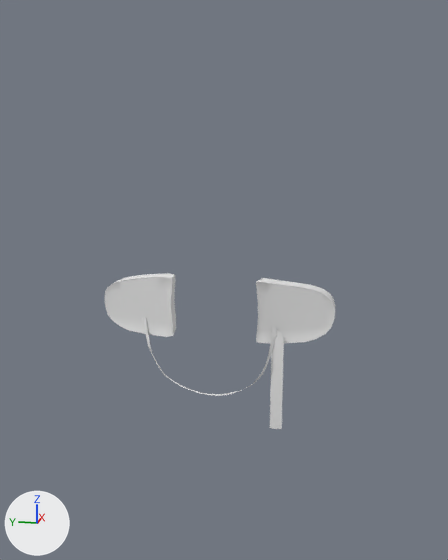
The Blender file dev/blender/cowlplugs.blend, before and after one commit.
Camera for both pictures: a camera (50 mm lens) standing at (-3.671, -0.424, 0.534) and looking at (-1.718, -0.033, 0.046). Lighting does not change. The marker at lower left points along +X, +Y and +Z.

Script lines for the objects in view, before the commit:
```python
me_mesh_019 = bpy.data.meshes.new('Mesh.019')
me_mesh_019.from_pydata(...)  # 465 vertices, 414 faces; spans x -0.048..0.089, y -0.668..0.132, z -0.416..0.107
me_mesh_019.polygons.foreach_set('use_smooth', [True] * 414)
me_mesh_019.materials.append(mat_exterior_objects)  # its picture is missing
ob_cowlplugs = bpy.data.objects.new('cowlplugs', me_mesh_019)
ob_cowlplugs.location = (-1.706, 0.27, -0.058)
ob_cowlplugs.show_transparent = True
```
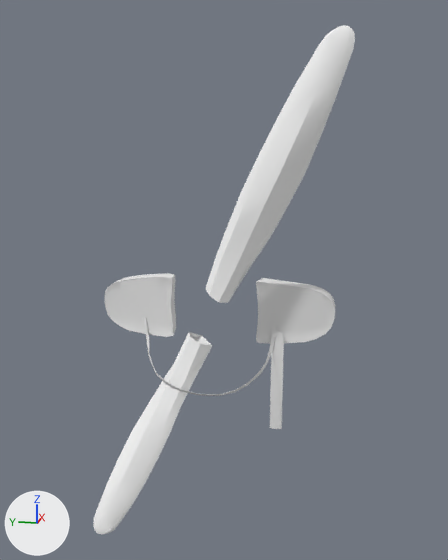
Where the change shows, as pixel boxes [x1, y1, x2, y2] in the pictures (448 x 560 px):
'PropellerCowlPlugs', added: after [93, 25, 355, 534]

Patch to the scene script:
```diff
--- a/dev/blender/cowlplugs.blend.py
+++ b/dev/blender/cowlplugs.blend.py
@@ mat_prop_mat @@
+mat_prop_mat = diffuse_material('prop_mat')
+mat_prop_mat.base_color = (1.0, 1.0, 1.0)  # white #ffffff
@@ me_mesh_120 @@
+me_mesh_120.from_pydata(...)  # 122 vertices, 116 faces; spans x 0.09..0.2, y -0.94..0.94, z -0.13..0.13
+me_mesh_120.polygons.foreach_set('use_smooth', [True] * 116)
+me_mesh_120.materials.append(mat_prop_mat)  # its picture is missing
@@ ob_propellercowlplugs @@
+ob_propellercowlplugs = bpy.data.objects.new('PropellerCowlPlugs', me_mesh_120)
+ob_propellercowlplugs.location = (-1.961, 0.001, -0.052)
+ob_propellercowlplugs.rotation_euler = (-1.222, 0.0, 0.0)  # degrees (-70, 0, 0)
+ob_propellercowlplugs.show_transparent = True
```
